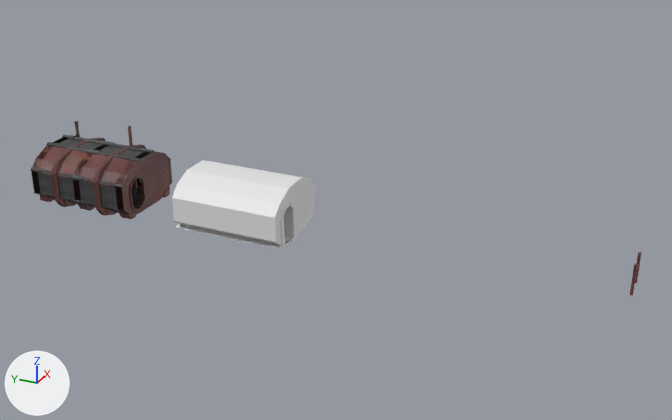
An edit to the Blender file Blender/oxygenroom.blend, drawn before and after from the same camera.
Rendered twice from a camera (50 mm lens) standing at (-51.1, -29.9, 27.7) and looking at (0.6, -6.6, 1.8). The axes (+X, +Y, +Z) are drawn at lower left. The lights are the same throughout. The picture after the commit comes second.

The older version as bpy lines, for what is in view:
```python
me_cube_001 = bpy.data.meshes.new('Cube.001')
me_cube_001.from_pydata(...)  # 148 vertices, 125 faces; spans x -3.0..3.0, y -4.09..4.09, z -0.6..3.59
me_cube_001.materials.append(None)
me_cube_007 = bpy.data.meshes.new('Cube.007')
me_cube_007.from_pydata(...)  # 2364 vertices, 1980 faces; spans x -3.16..3.16, y -4.11..4.09, z -0.91..5.12
# faces by material slot: [125, 644, 666, 353, 156, 36]
me_cube_007.materials.append(mat_material_001)  # picture img_wall_png_001
me_cube_007.materials.append(mat_material_002)  # picture img_bloody_rust_png_001
me_cube_007.materials.append(mat_material_003)  # picture img_metal_png_001
me_cube_007.materials.append(mat_material_004)  # picture img_matky_png
me_cube_007.materials.append(mat_material_005)  # picture img_wall3_png
me_cube_007.materials.append(mat_material_006)  # picture img_cudliky_png_001
ob_cube_001 = bpy.data.objects.new('Cube.001', me_cube_001)
ob_cube_001.location = (0.0, 0.0, 0.0)
ob_cube_014 = bpy.data.objects.new('Cube.014', me_cube_007)
ob_cube_014.location = (0.0, 12.0, 0.0)
```
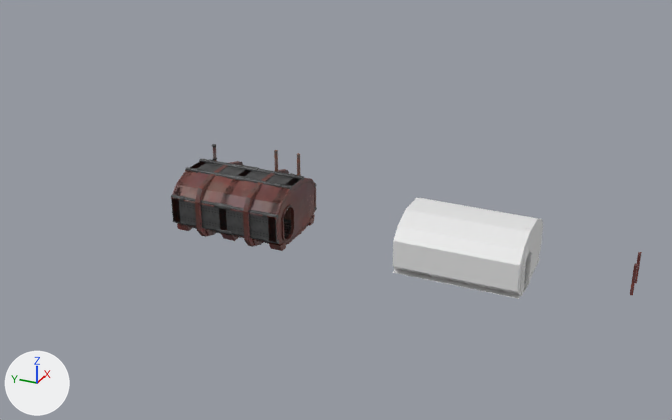
Pixel boxes (x1, y1, x2, y2) of what changed, in the pictures (672 x 420 px):
'Cube.001', moved
    before: (172, 160, 315, 249)
    after: (393, 198, 543, 299)
'Cube.014', moved
    before: (31, 121, 173, 219)
    after: (171, 144, 317, 251)

The change, as a list of edits to the scene's bpy script:
```text
Change ob_cube_014:
    ob_cube_014.location: (0.0, 12.0, 0.0) -> (0.0, 0.0, 0.0)
Change ob_cube_001:
    ob_cube_001.location: (0.0, 0.0, 0.0) -> (0.0, -16.0, 0.0)
```
